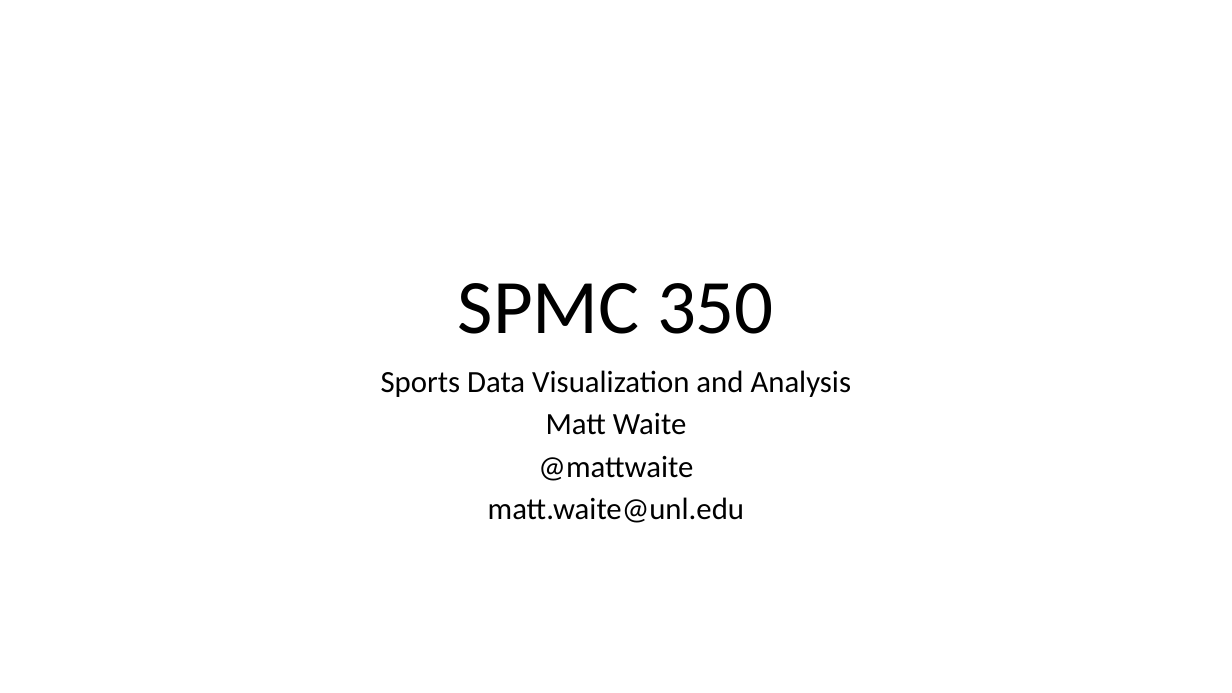
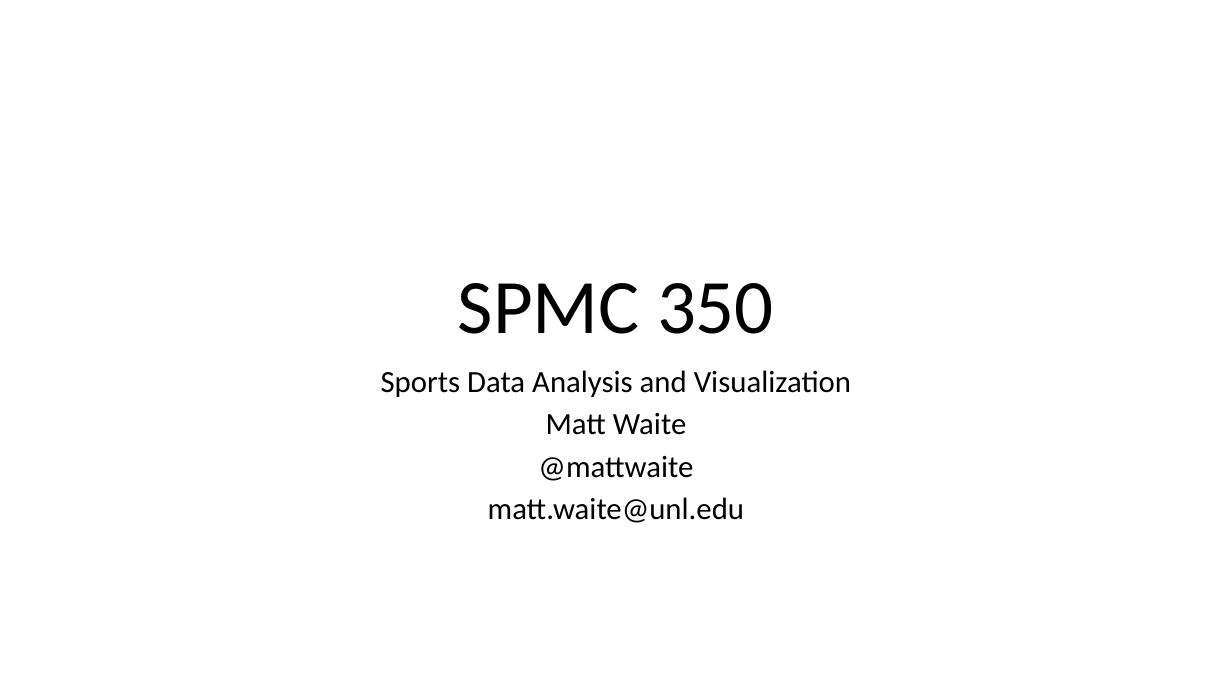
Before and after one commit to mattwaite/SPMC350-Sports-Data-Analysis-And-Visualization, a slide deck: slide 1 of Lectures/1_intro.pptx. Drawn at 1232x693 pixels with LibreOffice and Linux fonts; fonts in the diff are those of the drawing. Boxes give left, top, right and bottom in pixels: in the first picture for what was removed or moved away, otherwise in the second. Text is boxed around its words. In the diff, an @@ line names an element or a change of style, - is before the commit and + after.

```diff
--- a/Lectures/1_intro.pptx
+++ b/Lectures/1_intro.pptx
@@ subtitle at (381, 370, 851, 397): text changed @@
-Sports Data Visualization and Analysis
+Sports Data Analysis and Visualization
```
Also in this commit, not shown: 1 other slide changed, 1 slide removed, 43 other files.
